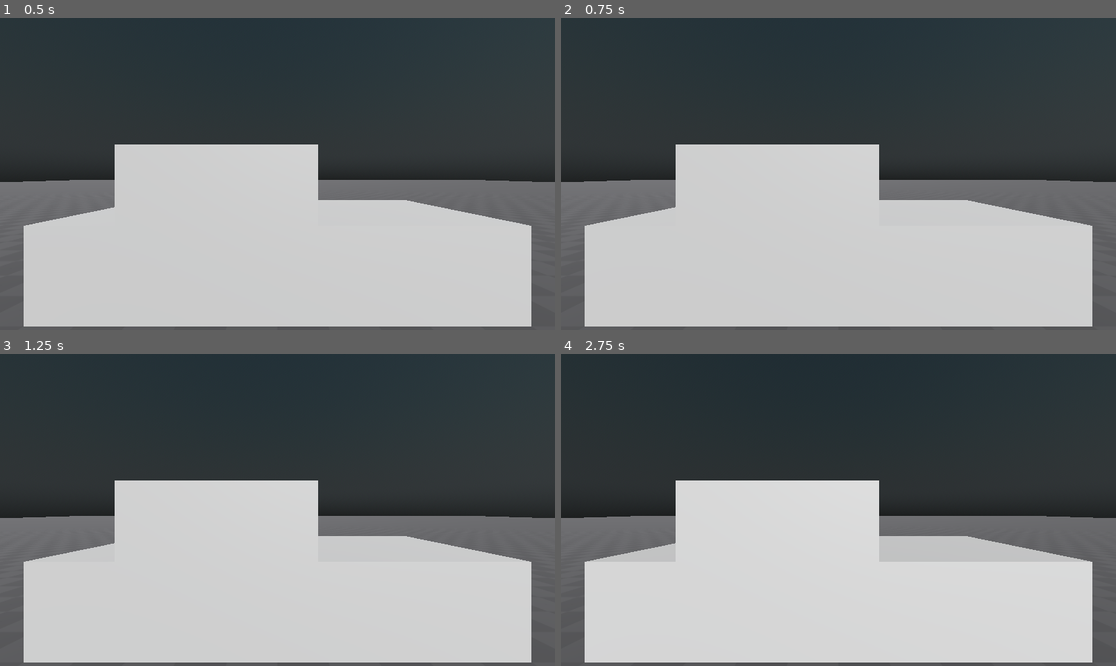
Above: before the commit, frames 1-4 (two rows, left to right).
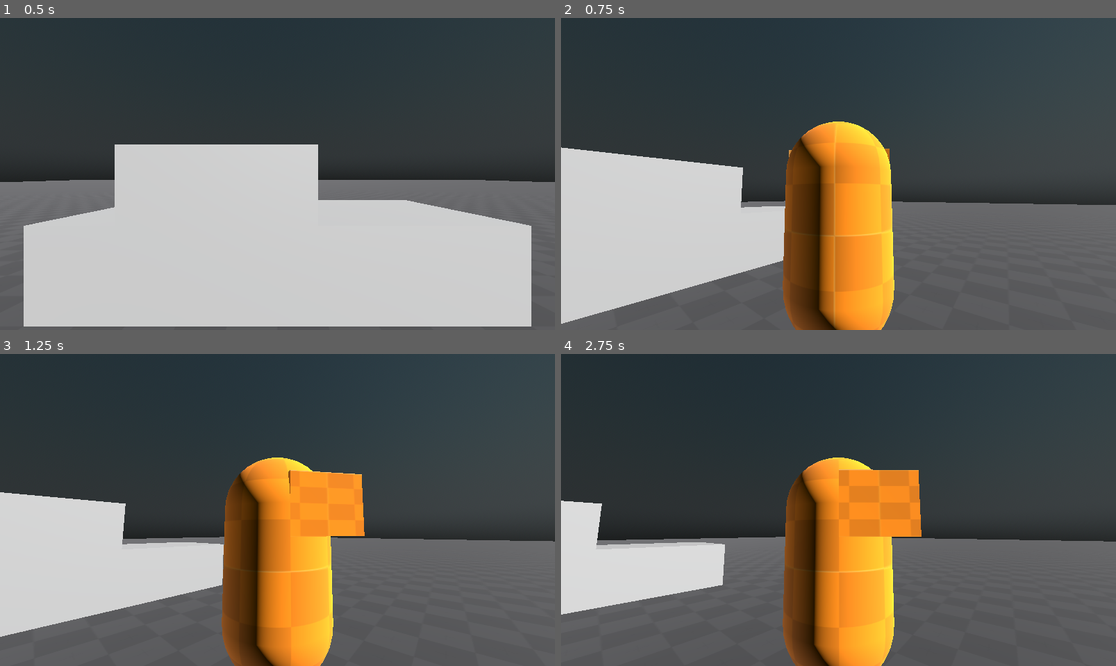
Above: after the commit, the same moments.

Repository: FroggLeo/driving-game
Game: Godot game, scene res://world.tscn
Two runs of this game, one before a commit and one after it. Both use one fixed random seed, a clock stepped at 60 frames per second and the inputs below.
Inputs (mouse positions are in pixels of both pictures, inside the frame that each line leads up to):
- Up to frame 1 (0.5 s): no input
- Up to frame 2 (0.75 s): tap Enter at 0.5 s; move the mouse to (960, 158) at 0.52 s; hold D (move_right) from 0.53 s (still down); tap Mouse wheel down (zoom_out) at 0.6 s
- Up to frame 3 (1.25 s): keep holding D (move_right)
- Up to frame 4 (2.75 s): move the mouse to (727, 525) at 1.27 s; release D (move_right) at 1.28 s; hold Space (brake) 1.28-2.03 s; tap Shift (crouch) at 1.35 s; tap Mouse wheel down (zoom_out) at 1.55, 2.3 s; move the mouse to (894, 441) at 2.02 s; hold D (move_right) from 2.03 s (still down); tap E (interact) at 2.1 s

Frame 1 is identical in both runs. In frame 2, 42% of the frame differs, in the area x 0-100%, y 33-100%; in frame 3, 45%; in frame 4, 47%.
Error before the commit: Parse Error: Expected closing ")" after function parameters. (res://player/player.gd:207)
Error after the commit: Invalid access to property or key 'first_person' on a base object of type 'CharacterBody3D (player.gd)'. (res://player/third_person_spring.gd:25)

Commit message:
implement new camera switching code

Diff:
--- a/godot_project/player/player.gd
+++ b/godot_project/player/player.gd
@@ -52,15 +52,10 @@
 # Called when the node enters the scene tree for the first time.
 func _ready():
 	if enable_first_person:
-		tcam_spring.spring_length = 0
-		tcam.current = false
-		fcam.make_current()
-		Input.set_mouse_mode(Input.MOUSE_MODE_CAPTURED)
-	else:
-		tcam_spring.spring_length = max_zoom / 2
-		fcam.current = false
-		tcam.make_current()
-		Input.set_mouse_mode(Input.MOUSE_MODE_VISIBLE)
+		set_fcam()
+	else:
+		set_tcam(Vector3.ZERO, max_zoom / 2)
+
 	Global.paused = false
 
 func _unhandled_input(event):
@@ -68,7 +63,8 @@
 	# should make this work with multiplayer, reduce global file as much as possible
 	if Input.is_action_just_pressed("ui_cancel"):
 		if Global.paused:
-			if first_person:
+			# unpause
+			if cam_mode == CamMode.FIRST:
 				Input.set_mouse_mode(Input.MOUSE_MODE_CAPTURED)
 			else:
 				Input.set_mouse_mode(Input.MOUSE_MODE_VISIBLE)
@@ -83,7 +79,7 @@
 		return
 
 	# first person camera movement
-	if event is InputEventMouseMotion and first_person:
+	if event is InputEventMouseMotion and cam_mode == CamMode.FIRST:
 		fcam.rotation_degrees.y -= event.relative.x * sensitivity
 		fcam.rotation_degrees.x -= event.relative.y * sensitivity
 		# limits for vertical rotation
@@ -98,10 +94,8 @@
 		fcam_pivot.global_transform = v_fcam_mkr.global_transform
 		tcam_pivot.global_transform = v_tcam_mkr.global_transform
 
-	first_person = tcam_spring.spring_length < min_zoom and enable_first_person or not enable_third_person
-
-	if enable_first_person and enable_third_person:
-		switch_cam()
+	if Input.is_action_just_pressed("zoom_out") and cam_mode == CamMode.FIRST:
+		switch_ftcam()
 
 # movement code
 func _physics_process(delta):
@@ -125,22 +119,13 @@
 	var input_direction_3D := Vector3(input_direction_2D.x, 0.0, input_direction_2D.y)
 
 	# calculate direction
-	if first_person:
+	if cam_mode == CamMode.FIRST:
 		# gets the player rotation
-		direction = transform.basis * input_direction_3D
+		direction = fcam.global_transform.basis * input_direction_3D
 		direction.y = 0
 	else:
-		# gets the spring arm rotation
-		var cam_rotation = tcam_spring.global_transform.basis
-
-		# only need to do forward and right
-		var forward = cam_rotation.z
-		var right = cam_rotation.x
-		# keeps the speed the same despite the up down rotation of the camera
-		forward.y = 0
-		right.y = 0
-
-		direction = (right * input_direction_2D.x) + (forward * input_direction_2D.y)
+		direction = tcam_spring.global_transform.basis * input_direction_3D
+		direction.y = 0
 
 		# 3rd person rotation code
 		if direction.length() > 0.001:
@@ -150,7 +135,7 @@
 			fcam.global_rotation.y = new_direction
 
 
-	# this line like prevents the player from moving faster when they are going diagonally
+	# normalize to 0..1 for diagonal directions
 	direction = direction.normalized()
 
 	if Input.is_action_pressed("crouch") and enable_crouch:
@@ -191,58 +176,20 @@
 			# set to 1st person
 			set_fcam()
 
-func set_fcam(rotation: Vector3 = fcam.global_rotation):
+# set to first person camera
+func set_fcam(rot: Vector3 = fcam.global_rotation):
 	cam_mode = CamMode.FIRST
-	fcam.global_rotation = rotation
+	fcam.global_rotation = rot
 	Input.set_mouse_mode(Input.MOUSE_MODE_CAPTURED)
 	fcam.make_current()
 
-func set_tcam(rotation: Vector3 = tcam_spring.global_rotation, length: float = min_zoom):
+# set to third person camera
+func set_tcam(rot: Vector3 = tcam_spring.global_rotation, length: float = min_zoom):
 	cam_mode = CamMode.THIRD
-	tcam_spring.global_rotation = rotation
+	tcam_spring.global_rotation = rot
 	tcam_spring.spring_length = length
 	Input.set_mouse_mode(Input.MOUSE_MODE_VISIBLE)
 	tcam.make_current()
-
-func set_cam(cam1: Camera3D, cam2: Camera3D, cam1_r: Node3D == null, cam2_r: Node3D == null, sync_rotation: bool = true, spring_length: float = min_zoom) -> void:
-
-	if sync_rotation:
-		new_cam.global_rotation = old_cam.global_rotation
-
-
-
-func sync_cam_rotation(cam1: Camera3D, cam2: Camera3D, cam1_r: Node3D == null, cam2_r: Node3D == null) -> void:
-	# match the rotation
-	if cam1_r == cam2_r: # if both are null
-		cam2.global_rotation = cam1.global_rotation
-	elif cam1_r != null:
-		cam2.global_rotation = cam1_r.global_rotation
-	elif cam2_r != null:
-		cam2_r.global_rotation = cam1.global_rotation
-	else: # if both rotations/pivots are provided
-		cam2_r.global_rotation = cam1_r.global_rotation
-
-# auto switch camera
-# TODO need to refactor
-func switch_cam() -> void:
-	if first_person:
-		if Input.is_action_just_pressed("zoom_out"):
-			# set the spring length to the smallest allowed
-			tcam_spring.spring_length = min_zoom
-			tcam_spring.rotation = fcam.rotation
-			tcam.make_current()
-			Input.set_mouse_mode(Input.MOUSE_MODE_VISIBLE)
-		elif get_viewport().get_camera_3d() == tcam:
-			# set the rotation of the player to the rotation of the 3rd person cam
-			rotation.y = tcam_spring.global_transform.basis.get_euler().y
-			# reset the rotation of the mesh and first person cam, created by the 3rd person rotation code
-			fcam.global_rotation.y = rotation.y
-			player_mesh.global_rotation.y = rotation.y
-			# match the rotation of the 3rd person cam
-			fcam.rotation.x = tcam_spring.rotation.x
-			fcam.rotation.z = tcam_spring.rotation.z
-			fcam.make_current()
-			Input.set_mouse_mode(Input.MOUSE_MODE_CAPTURED)
 
 # set the thing that player that can interact with
 func set_interactable(object: Node, origin: Marker3D, type: String, message: String) -> void:
